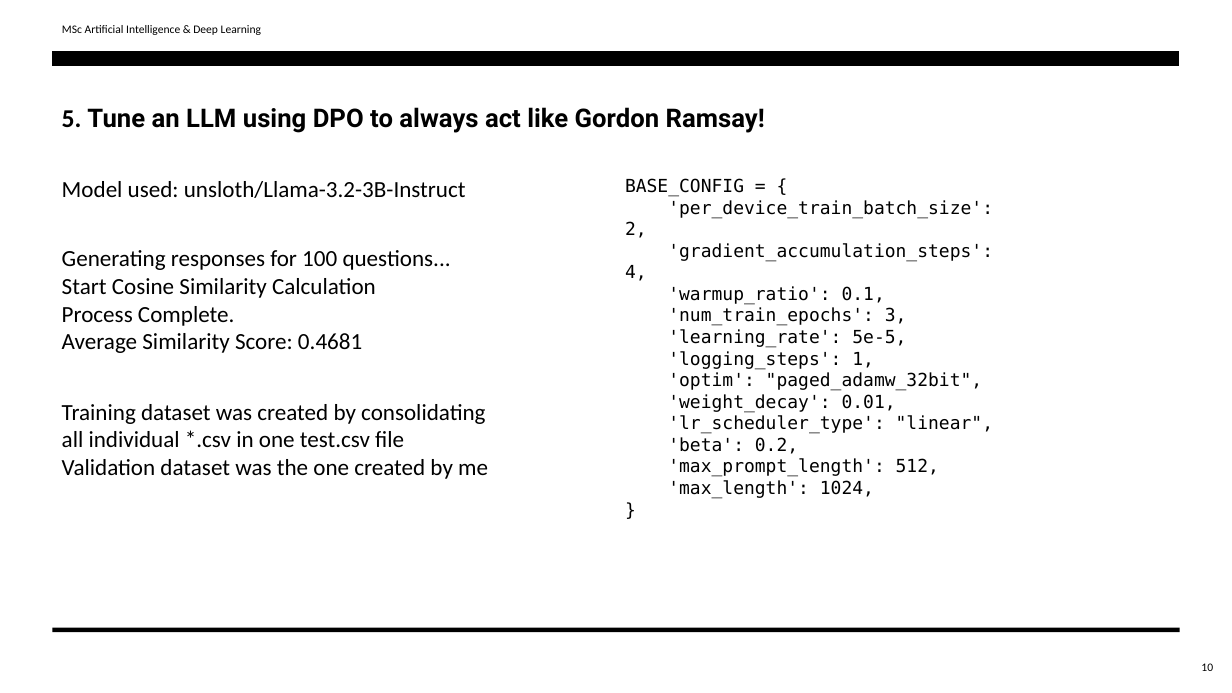
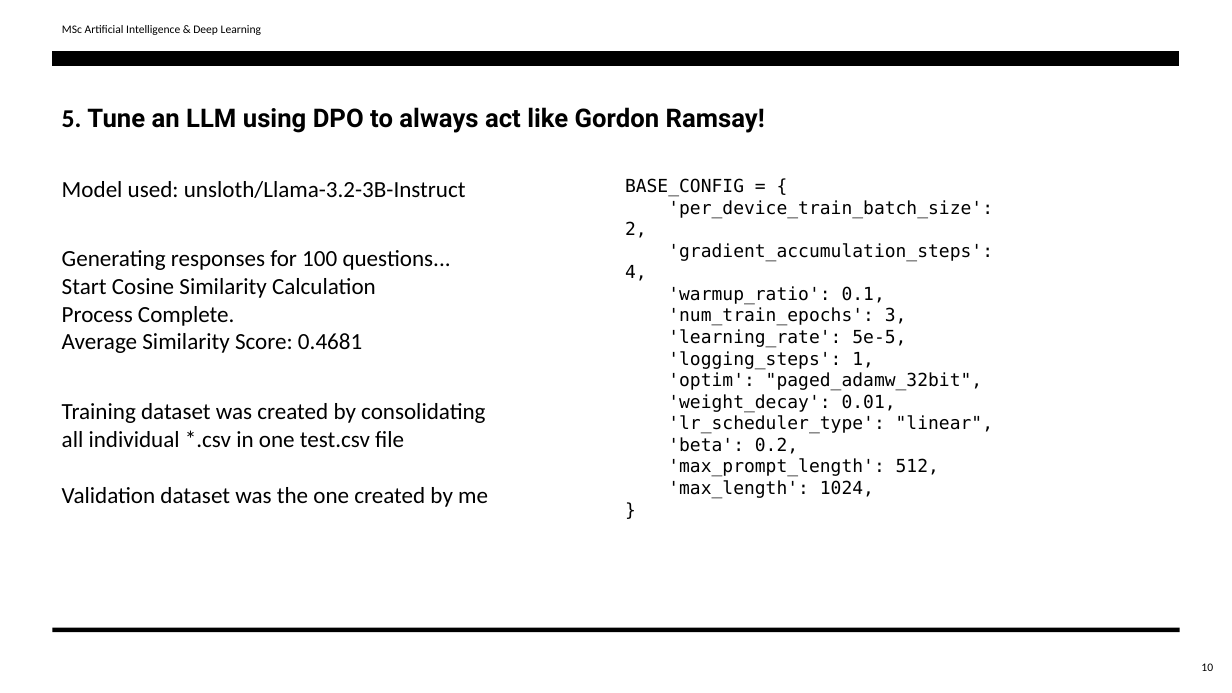
Before and after one commit to tcharos/NLP-Toxicity-Detection, a slide deck: slide 10 of NLP_finalPresentation.pptx. Drawn at 1232x693 pixels with LibreOffice and Linux fonts; fonts in the diff are those of the drawing. Boxes give left, top, right and bottom in pixels: in the first picture for what was removed or moved away, otherwise in the second. Text is boxed around its words. In the diff, an @@ line names an element or a change of style, - is before the commit and + after.

Commit message:
final pptx

```diff
--- a/NLP_finalPresentation.pptx
+++ b/NLP_finalPresentation.pptx
@@ text "Training dataset was created by ..." rewrapped from box(62, 404, 488, 479) to box(62, 403, 488, 507) @@
```
Also in this commit, not shown: 1 other slide changed, 1 other file.
